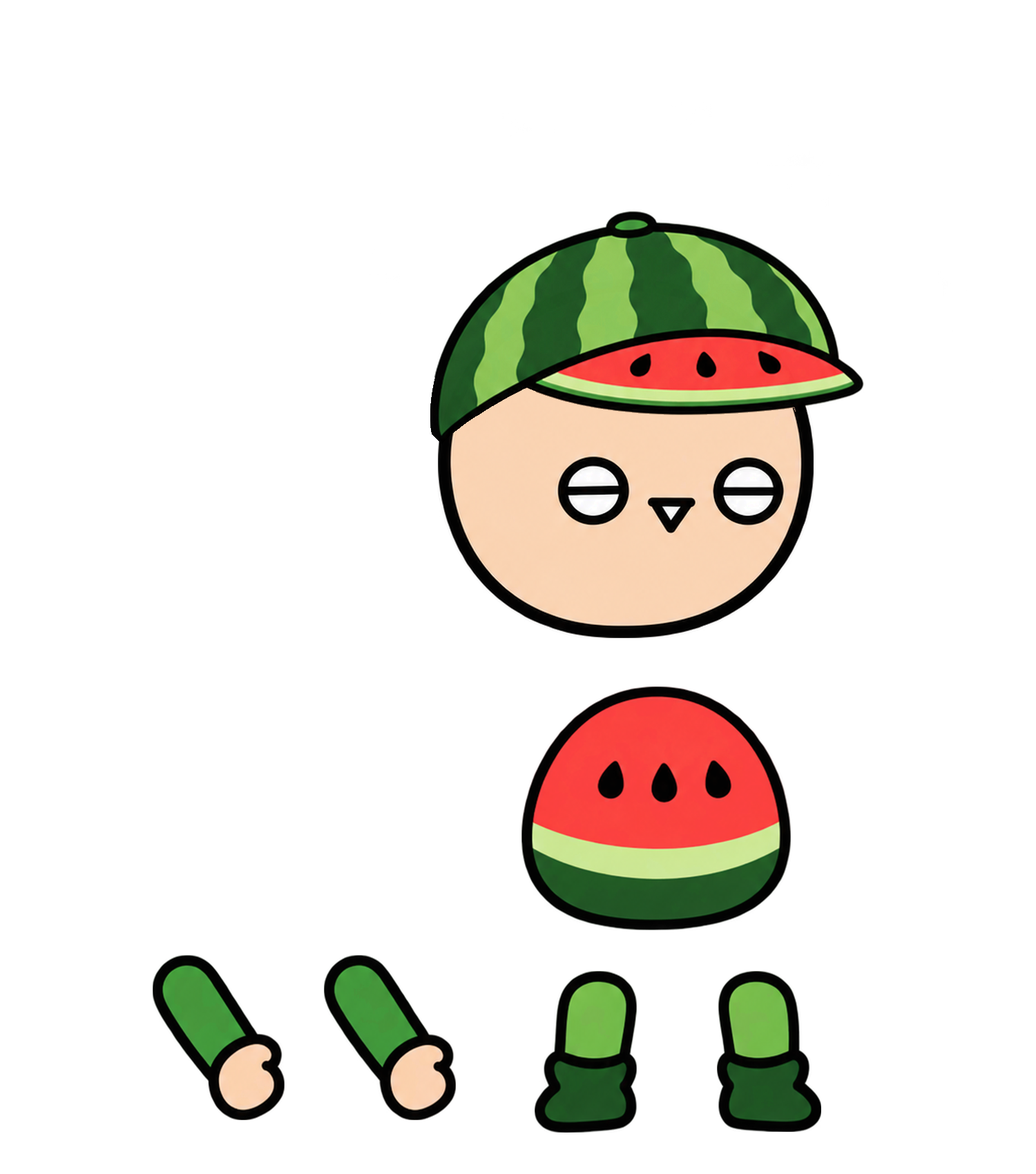
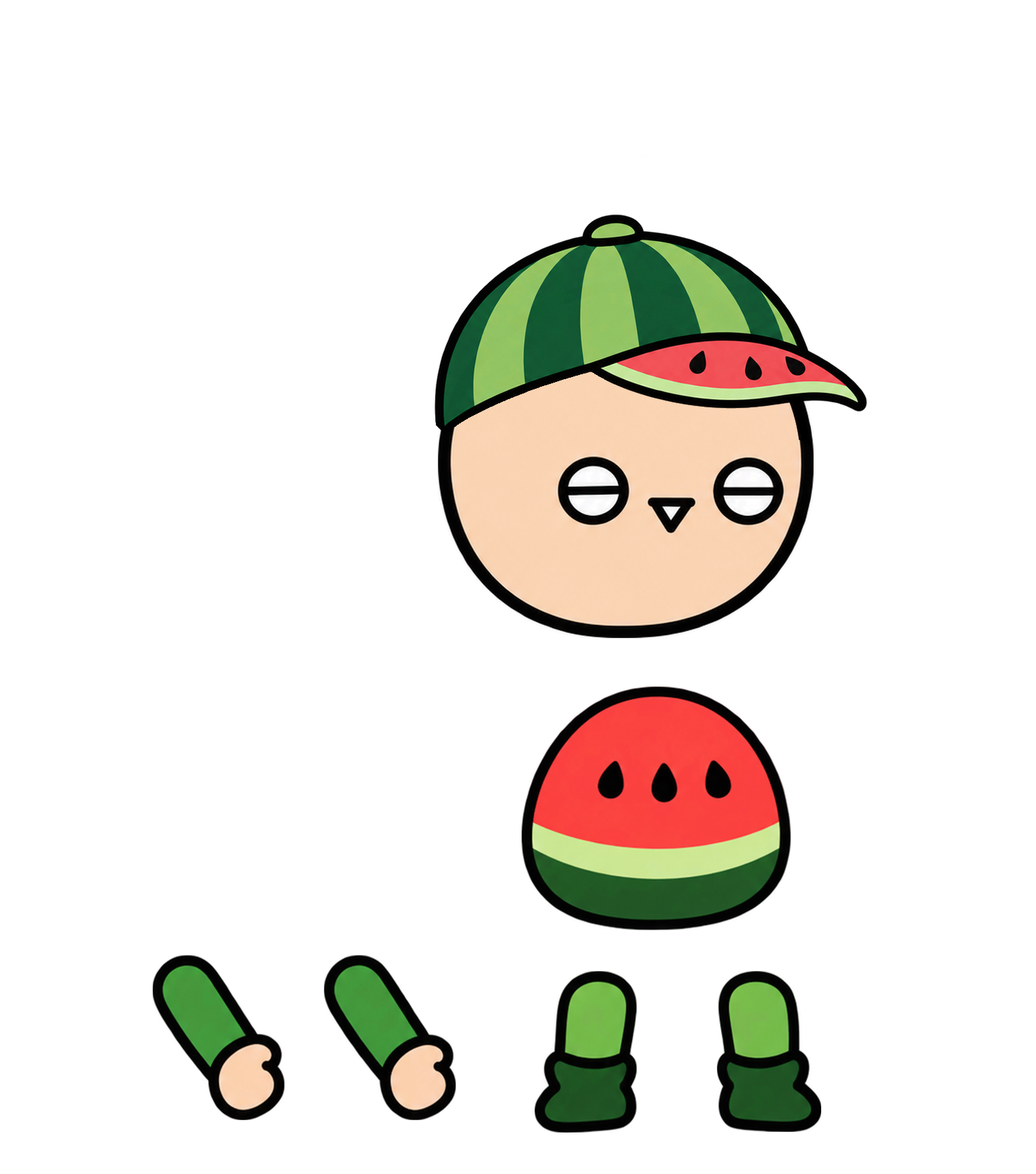
Comparing the layer stacks of the two 1036×1174 images. Changes:
painted on "머리" over [430, 209, 869, 447]
